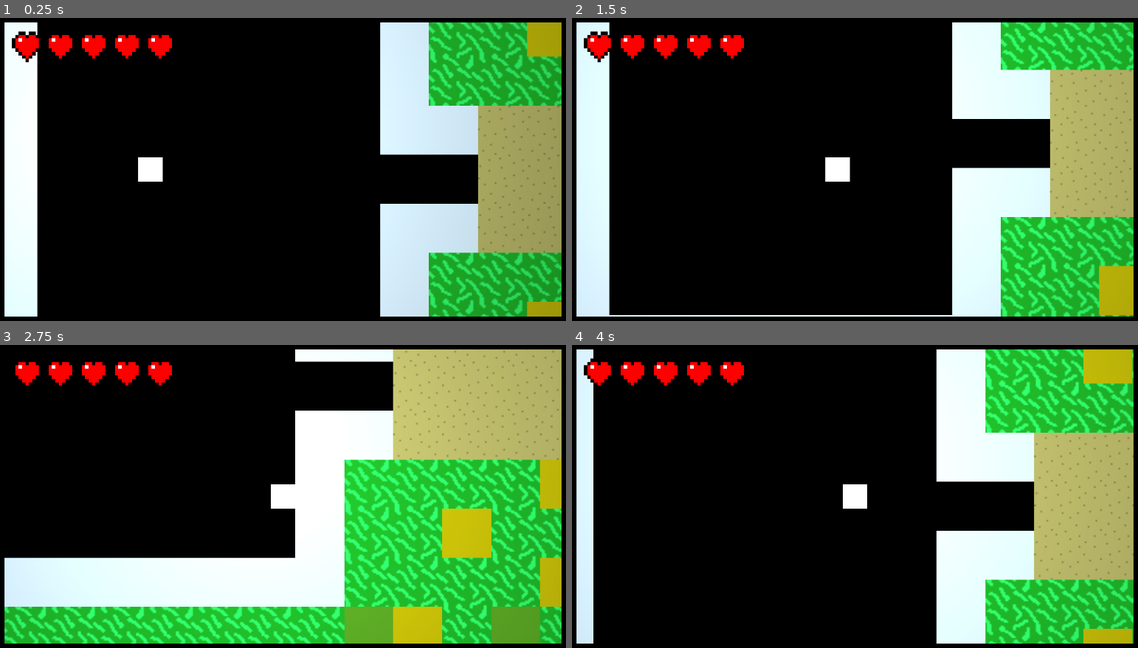
Above: before the commit, frames 1-4 (two rows, left to right).
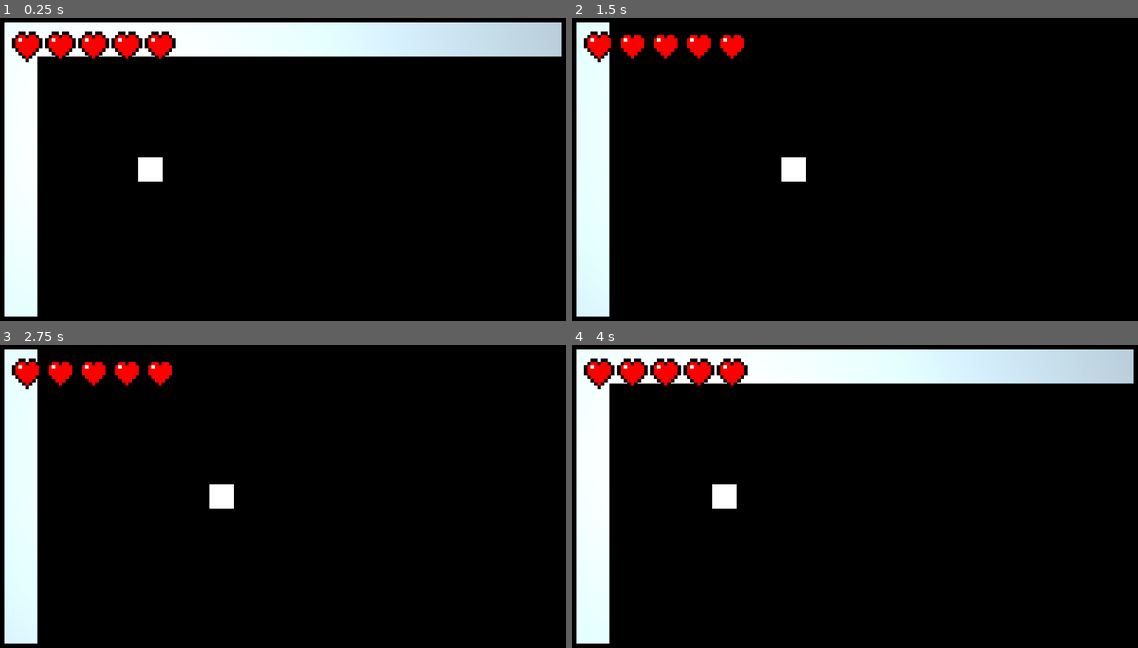
Above: after the commit, the same moments.

Repository: zznyjidi/2024-hackclub-gamejam
Game: Godot game, scene res://main.tscn
Same seed, same stepped clock (60 frames per second), same inputs: the game is played once before the commit and once after it.
Inputs (mouse positions are in pixels of both pictures, inside the frame that each line leads up to):
- Up to frame 1 (0.25 s): no input
- Up to frame 2 (1.5 s): tap Enter at 0.5 s; move the mouse to (985, 154) at 0.52 s; hold D (Player_Move_RIGHT) 0.53-1.28 s; tap Space (Player_Action_ATTACT) at 0.6 s; move the mouse to (736, 184) at 1.27 s; hold S (Player_Move_DOWN) from 1.28 s (still down); tap Shift (Player_Move_RUN) at 1.35 s
- Up to frame 3 (2.75 s): move the mouse to (339, 423) at 2.02 s; release S (Player_Move_DOWN) at 2.03 s; hold D (Player_Move_RIGHT) from 2.03 s (still down); tap Space (Player_Action_ATTACT) at 2.1 s
- Up to frame 4 (4 s): move the mouse to (826, 563) at 2.77 s; release D (Player_Move_RIGHT) at 2.78 s; hold W (Player_Move_UP) 2.78-3.53 s; tap Shift (Player_Move_RUN) at 2.85 s; move the mouse to (1030, 544) at 3.52 s; hold A (Player_Move_LEFT) from 3.53 s (still down); tap Space (Player_Action_ATTACT) at 3.6 s

The runs differ from the first frame. In frame 1, 33% of the frame differs, in the area x 6-100%, y 1-99%; in frame 2, 29%; in frame 3, 61%, in the area x 0-100%, y 1-99%; in frame 4, 40%.
Error after the commit: Parse Error: Identifier "nextLevel_prepair" not declared in the current scope. (res://scripts/map.gd:25)

Commit message:
Debug
Fix Confict

Diff:
--- a/scenes/player.tscn
+++ b/scenes/player.tscn
@@ -16,7 +16,6 @@
 fill_from = Vector2(0.483945, 0.470183)
 
 [node name="Player" type="CharacterBody2D"]
-visible = false
 script = ExtResource("1_onpsl")
 
 [node name="Sprite2D" type="Sprite2D" parent="."]
--- a/scripts/map.gd
+++ b/scripts/map.gd
@@ -1,7 +1,6 @@
 extends Node2D
-signal nextLevel_prepair
 
-var currentScene = 1
+var currentScene = "char_select"
 
 var levelName2SecenDict
 
